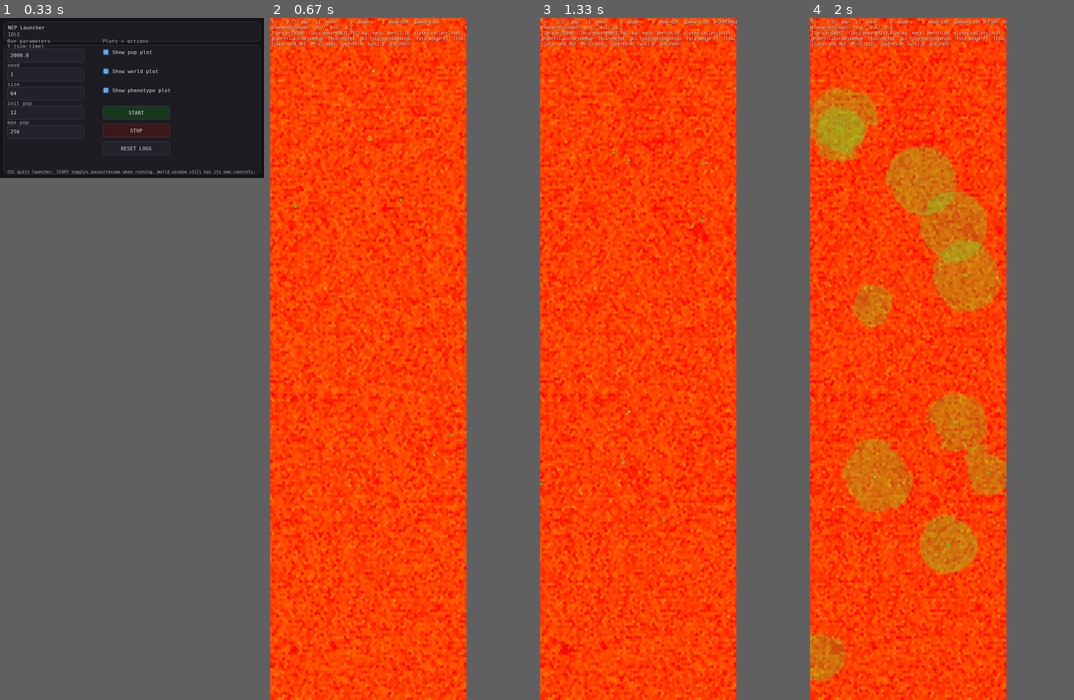
Above: before the commit, frames 1-4 (left to right).
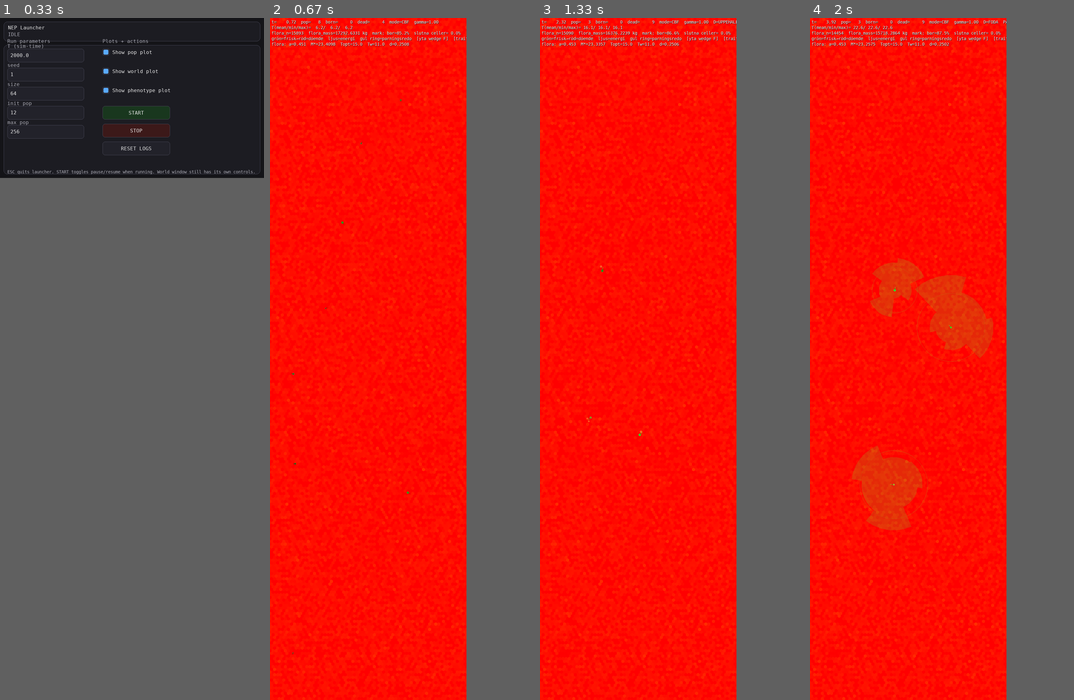
Above: after the commit, the same moments.

Repository: JoakimStorck/nep-process
Game: pygame game, started from nep_gui_launcher.py
Same seed, same stepped clock (60 frames per second), same inputs: the game is played once before the commit and once after it.
Inputs (mouse positions are in pixels of both pictures, inside the frame that each line leads up to):
- Up to frame 1 (0.33 s): no input
- Up to frame 2 (0.67 s): click "START" at 0.38 s
- Up to frame 3 (1.33 s): hold D 0.67-1.13 s; move the mouse to (685, 461) at 0.7 s; hold W from 1.17 s (still down); move the mouse to (706, 440) at 1.2 s; tap Space at 1.23 s
- Up to frame 4 (2 s): release W at 1.47 s; hold D 1.5-1.97 s; move the mouse to (926, 181) at 1.53 s; tap Space at 1.57, 1.87 s

Frame 1 is identical in both runs. In frame 2, 65% of the frame differs, in the area x 0-75%, y 0-100%; in frame 3, 64%; in frame 4, 66%.

Commit message:
0202: utgångsläget sås vid jämvikten
nutrient_init och detritus_init härleddes i 0086 ur identiteten
mineralisering = tillförsel / nutrient_loss_frac, som bara kände
mineraliseringens förlustväg. Sedan urlakningen och sedimenttransporten
kom bär den vägen högst 12 % av förlusten, och f6-256 såddes drygt fem
gånger över jämvikten. Basvärdena kalibreras nu mot den uppmätta
jämvikten i p201: 0,117 → 0,0280 och 21,16 → 2,69 per cell och
bördighet, strukturandelen 0,93 → 0,91. Kalibreringen och förbehållen
— jämvikt för f6-256:s terräng, linjäriteten i bördighet antagen —
står i kommentaren.

Uppmätt, f6-256-utan-fauna 20 000 tick (p202): den totala näringen
ligger inom 1–3 % av jämvikten från tick 0 och rör sig 0,1 % per år;
förlusten 4 % över tillförseln vid slutet mot 22 % efter 1 600 månader
i p201. Floran landar på 2,37e5 kg och 251 000 plantor, 6–7 % under
p201, med en dal vid månad 60; den genetiska sammansättningen har kvar
sin egen inkörning (frömassa 0,156 mot 0,212).

liten6 20 000 tick (p202l): omkring tre gånger över jämvikten mot
sjutton före — terrängberoendet syns som förutsagt.

Faunan bär sig inte i f6-256 med eller utan 0202 (p202f, p202f-ref,
5 000 tick): utdöd vid månad ~24 respektive ~84, 93 av 94 döda av
svält. Den har levt på den övergående överskottsfloran; 0202 gör det
synligt tidigare. Det står nu först i kön.

Rökprov liten6 400 tick, seed 1: invariantsviten godkänd.

Co-Authored-By: Claude Opus 5 <noreply@anthropic.com>

Diff:
--- a/population.py
+++ b/population.py
@@ -191,9 +191,10 @@
     # behöva växa dit från fel håll.
     #
     # Tätheten är dessutom självbegränsande sedan sådden betalas ur marken: en
-    # cell med `nutrient_init` = 0,117 kg fri näring räcker till omkring fem
-    # plantor av den här storleken, vilket är samma storleksordning som
-    # jämviktens 5,45 per cell. Plantor som inte får betalt krymps.
+    # cell med `nutrient_init` = 0,117 kg fri näring (värdet före 0202)
+    # räckte till omkring fem plantor av den här storleken, vilket är samma
+    # storleksordning som jämviktens 5,45 per cell. Plantor som inte får
+    # betalt krymps.
     flora_init_plant_mass: float = 1.32
     #
     # Efter Steg 4b betyder talet vad det säger. Bördigheten ligger i
--- a/scenario.py
+++ b/scenario.py
@@ -25,12 +25,26 @@
 from dataclasses import dataclass, field, asdict
 from typing import Any
 
-# Bördighetens basvärden vid faktor 1. Härledda i 0086 ur identiteten
-# mineralisering = nutrient_input · n_cells / nutrient_loss_frac, och verifierade
-# mot en floraköring: 3 391 kg näring i systemet mot förutsagda 3 395.
+# Bördighetens basvärden vid faktor 1.
+#
+# `_NUTRIENT_INIT_BASE` och `_DETRITUS_INIT_BASE` är **kalibrerade** mot den
+# uppmätta jämvikten i p201 (`f6-256-utan-fauna`, 80 000 tick, bördighet 4),
+# anpassad från månad 1 000: fri näring ~975 kg, flora 6 375 kg, förna
+# 7,06e5 kg — över 65 536 celler och delat med bördigheten. Florans andel
+# läggs i den fria poolen som i 0086, eftersom sådden betalas därifrån.
+#
+# De ersätter 0086:s identitet `mineralisering = nutrient_input · n_cells /
+# nutrient_loss_frac` (0,117 och 21,16), som bara kände mineraliseringens
+# förlustväg. Sedan urlakningen och sedimenttransporten kom bär den vägen
+# högst 12 % av förlusten, och sådden hamnade drygt fem gånger över
+# jämvikten — se p198, 0201 och p201 i TODO.md.
+#
+# Förbehåll: förlusten per varv bestäms av terrängens hydrologi, så värdena
+# är jämvikt för f6-256:s terräng och en approximation för andra. Att de
+# skalar linjärt med bördigheten är antaget, inte mätt.
 _NUTRIENT_INPUT_BASE = 4.6e-5
-_NUTRIENT_INIT_BASE = 0.117
-_DETRITUS_INIT_BASE = 21.16
+_NUTRIENT_INIT_BASE = 0.0280
+_DETRITUS_INIT_BASE = 2.69
 
 # Sentinel: låt simuleringen själv upptäcka när floran nått jämvikt, i stället
 # för att gissa ett tickvärde. Jämvikten infaller olika sent vid olika
--- a/world.py
+++ b/world.py
@@ -201,14 +201,24 @@
     #
     # Skalar linjärt med `nutrient_input`: fördubblad bördighet fördubblar alla
     # tre.
-    nutrient_init: float = 0.117
-    detritus_init: float = 21.16
+    #
+    # **0202: identiteten ovan gäller inte längre.** Den kände bara
+    # `nutrient_loss_frac`, men sedan urlakningen och sedimenttransporten kom
+    # bär mineraliseringsvägen högst 12 % av förlusten och näringen går
+    # omkring tolv varv per förlust i stället för hundra. Talen är i stället
+    # kalibrerade mot den uppmätta jämvikten i p201 — se `scenario.py`, som
+    # äger basvärdena; standardvärdena här är samma bas vid bördighet 1.
+    nutrient_init: float = 0.0280
+    detritus_init: float = 2.69
     # Strukturandel i den sådda förnan. Behövs för att `detritus_structure`
     # styr nedbrytningstakten — sås detritus utan den bryts allt ner som labilt
-    # material och hela poolen mineraliseras på nio månader. 0,93 är den
-    # uppmätta jämviktssammansättningen: strukturell förna bryts ner 6,7 gånger
-    # långsammare och anrikas därför i poolen, oavsett vad floran fäller.
-    detritus_structure_init: float = 0.93
+    # material och hela poolen mineraliseras på nio månader. Strukturell förna
+    # bryts ner 6,7 gånger långsammare och anrikas därför i poolen, oavsett vad
+    # floran fäller.
+    #
+    # 0,91 är förnans jämviktssammansättning i p201, ur dess näring per kilo
+    # (3 224 kg på 7,06e5 kg). Var 0,93, uppmätt i 0086:s platta värld.
+    detritus_structure_init: float = 0.91
 
     rain_input_base: float = 0.0
     spring_input_base: float = 0.0
Not shown, changed: TODO.md
